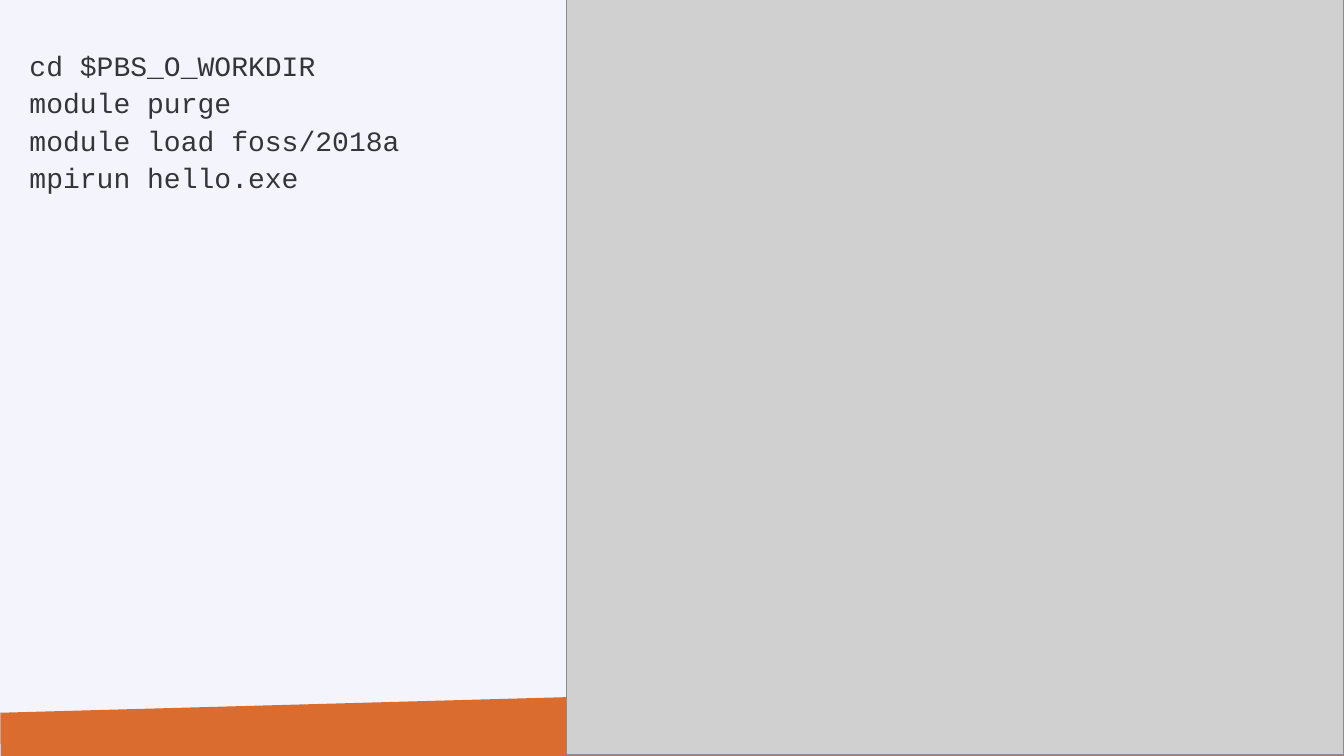
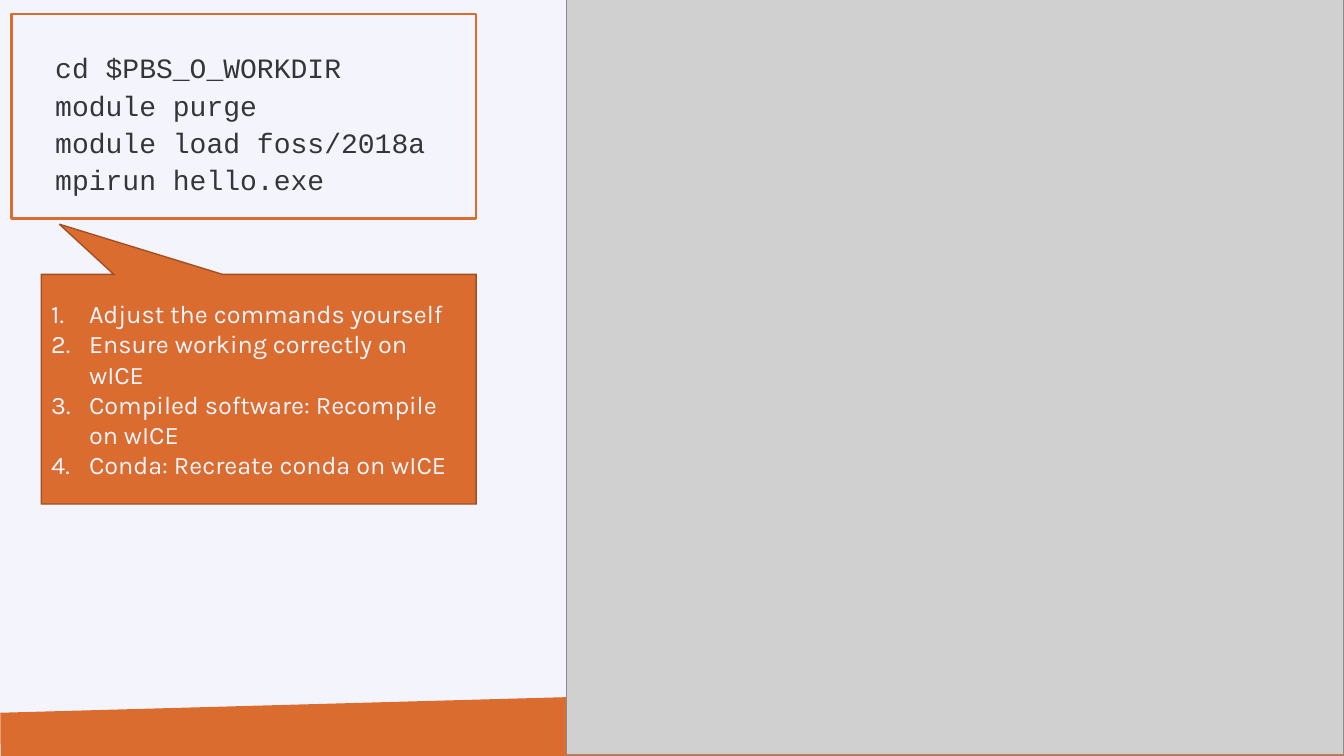
Before and after one commit to hpcleuven/Slurm-lunchbox, a slide deck: slide 21 of Slurm_Lunchbox.pptx. Drawn at 1344x756 pixels with LibreOffice and Linux fonts; fonts in the diff are those of the drawing; grey boxes stand for pictures; background and template pictures are left out. Boxes give left, top, right and bottom in pixels: in the first picture for what was removed or moved away, otherwise in the second. Text is boxed around its words. In the diff, an @@ line names an element or a change of style, - is before the commit and + after.

```diff
--- a/Slurm_Lunchbox.pptx
+++ b/Slurm_Lunchbox.pptx
@@ rectangle "cd $PBS_O_WORKDIR": place and size @@
-rectangle "cd $PBS_O_WORKDIR" at [29,56,399,194]
+rectangle "cd $PBS_O_WORKDIR" at [11,14,476,219]
@@ rectangle "cd $PBS_O_WORKDIR" at [11,14,476,219]: outline none to #DB6C30 2 pt @@
@@ speech box added at [41,274,476,504], fill #DB6C30, outline #A25024 1 pt, 18 pt, text #F4F5FC @@
+1. Adjust the commands yourself
+2. Ensure working correctly on wICE
+3. Compiled software: Recompile on wICE
+4. Conda: Recreate conda on wICE
```
Also in this commit, not shown: 5 other slides changed.
